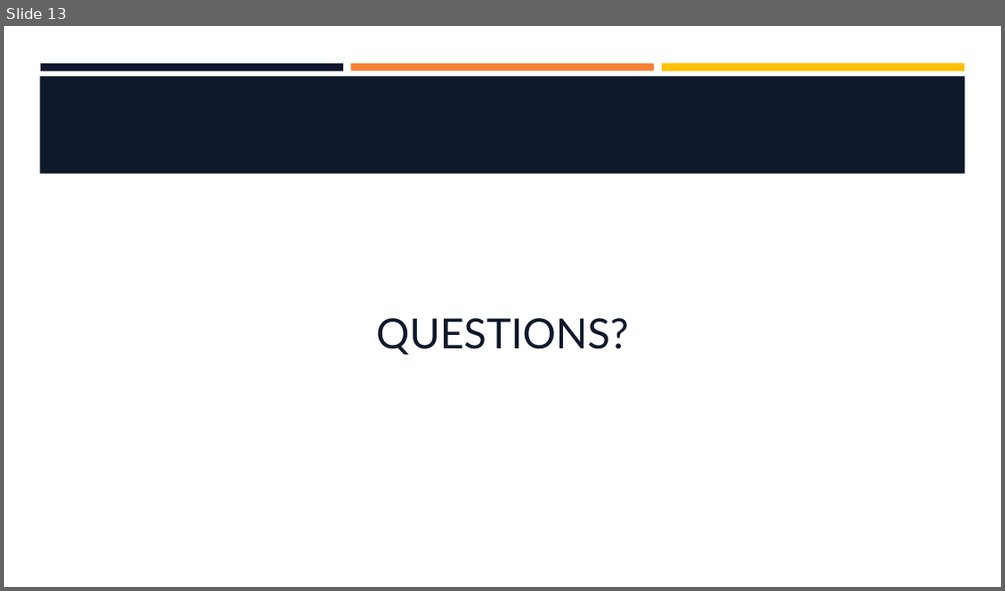
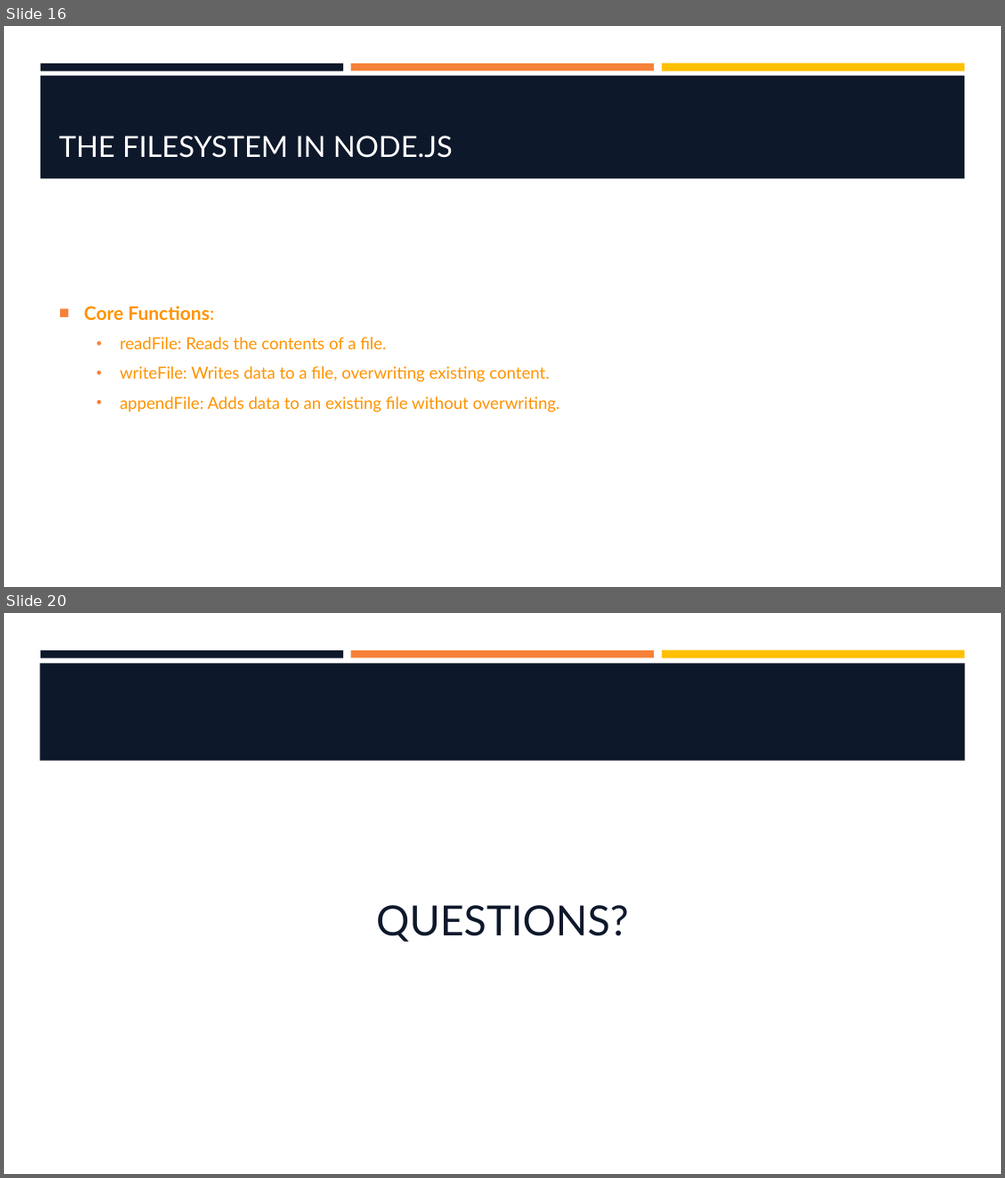
Before and after one commit to hawkeye1900/SBC-Sept24, a slide deck: week-5/W5-S2-NodeJS/W5-S2-NodeJS.pptx. Shown one above the other, each under a label of ours: slide 13 before the commit, slides 16 and 20 after it; the slides between them are not shown. The pictures are 1005x591 and 1005x1178 pixels, drawn with LibreOffice and Linux fonts; fonts in the diff are those of the drawing; background and template pictures are left out. Boxes give left, top, right and bottom in pixels: in the first picture for what was removed or moved away, otherwise in the second. Text is boxed around its words. In the diff, an @@ line names an element or a change of style, - is before the commit and + after.

```diff
--- a/week-5/W5-S2-NodeJS/W5-S2-NodeJS.pptx
+++ b/week-5/W5-S2-NodeJS/W5-S2-NodeJS.pptx
@@ slide 16 added at bbox=[4, 26, 1001, 587], background #FFFFFF; not listed: 3 template elements that a slide beside it also shows @@
@@ rectangle added at bbox=[40, 75, 965, 178], fill #0E182B @@
@@ title added at bbox=[59, 135, 453, 158], 28 pt, text #FFFFFF @@
+THE FILESYSTEM IN NODE.JS
@@ text added at bbox=[84, 305, 560, 412], 16 pt, text #FF9300 @@
+■ Core Functions:
+  • readFile: Reads the contents of a file.
+  • writeFile: Writes data to a file, overwriting existing content.
+  • appendFile: Adds data to an existing file without overwriting.
@@ what was slide 13 is now slide 20 @@
```
Also in this commit, not shown: 4 slides changed, 14 other slides added, 8 slides removed, 1 other file.
